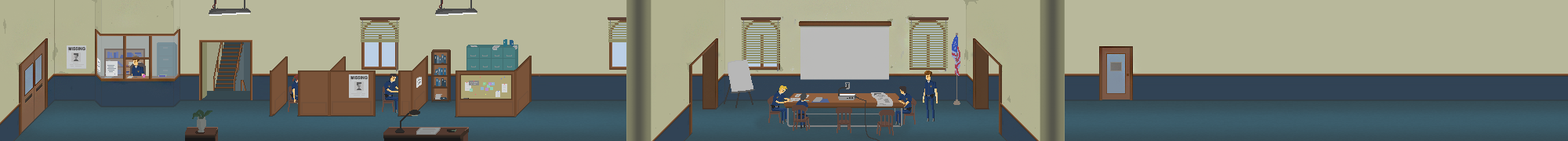
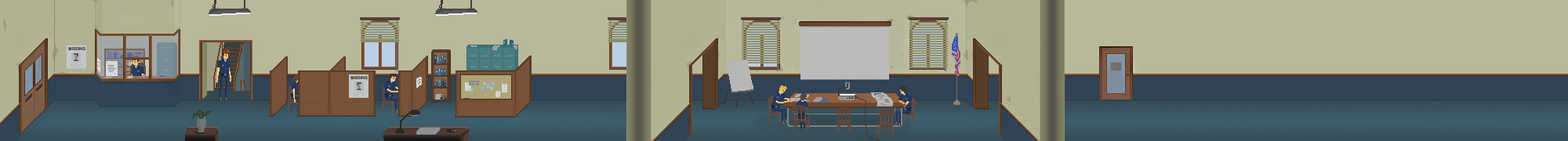
Layered file, before and after one edit (1568×141). Changes by layer:
added group "staircase()" (27%) with 2 layers above "playerspawn(raymond_police)" over [216, 49, 232, 101]
added layer "player" (2nd of 2, in "staircase()") in group "staircase()" over [216, 49, 232, 101]
painted on "playerspawn(raymond_police)" over [216, 49, 938, 122]
